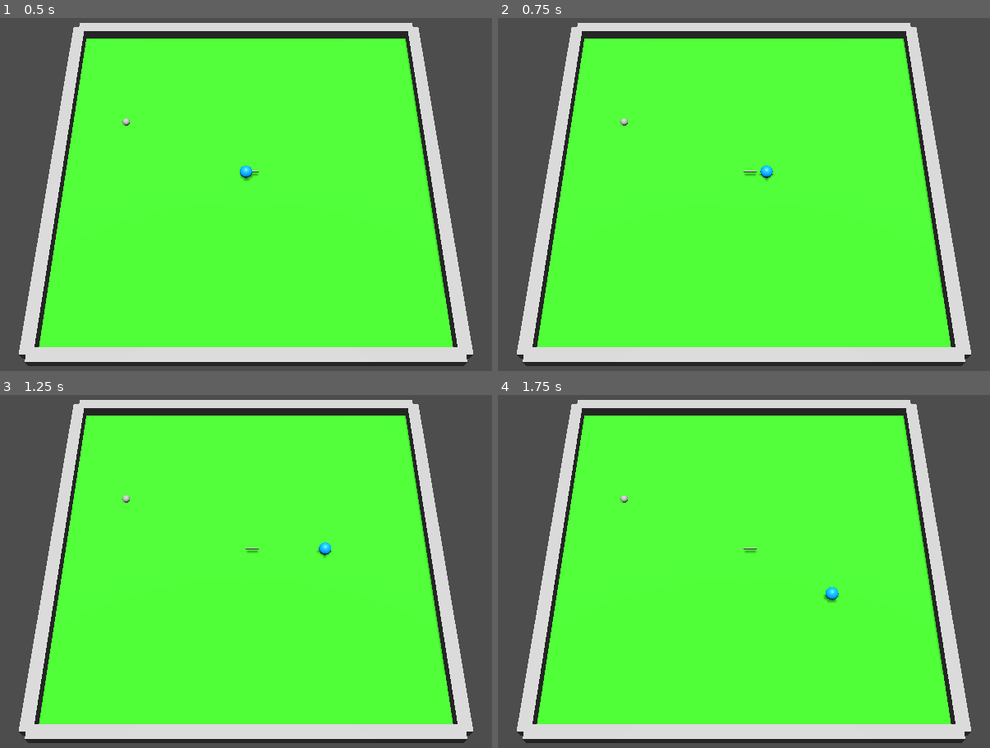
Above: before the commit, frames 1-4 (two rows, left to right).
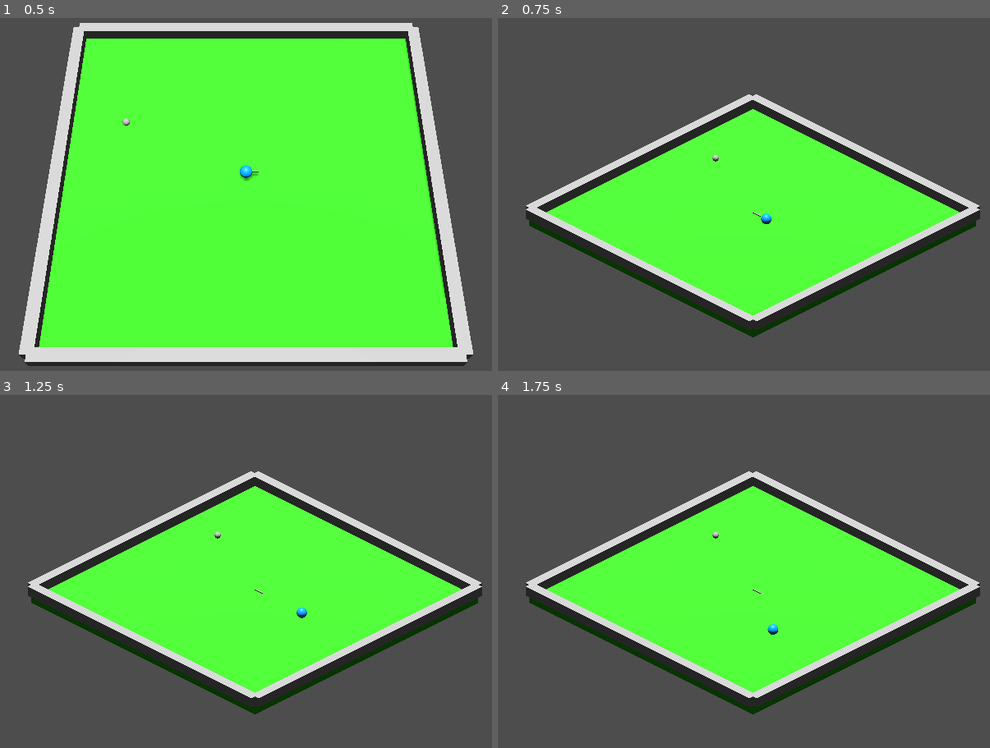
Above: after the commit, the same moments.

Repository: JakubBraz/rust_ball
Game: Godot game, scene res://main_scene.tscn
Two runs of this game, one before a commit and one after it. Both use one fixed random seed, a clock stepped at 60 frames per second and the inputs below.
Inputs (mouse positions are in pixels of both pictures, inside the frame that each line leads up to):
- Up to frame 1 (0.5 s): no input
- Up to frame 2 (0.75 s): tap Enter at 0.5 s; move the mouse to (886, 173) at 0.52 s; hold Right (ui_right) from 0.53 s (still down); hold 7 from 0.53 s (still down); click (886, 173) at 0.67 s
- Up to frame 3 (1.25 s): keep holding Right (ui_right); keep holding 7
- Up to frame 4 (1.75 s): move the mouse to (611, 589) at 1.27 s; release Right (ui_right) at 1.28 s; release 7 at 1.28 s; hold Down (ui_down) from 1.28 s (still down); tap 7 at 1.35 s

Frame 1 is identical in both runs. In frame 2, 56% of the frame differs, in the area x 3-98%, y 1-99%; in frame 3, 56%; in frame 4, 56%.

Commit message:
new camera added

Diff:
--- a/game/main_scene.gd
+++ b/game/main_scene.gd
@@ -92,3 +92,5 @@
 			$Camera3D5.current = true
 		elif Input.is_key_pressed(KEY_6):
 			$Camera3D6.current = true
+		elif Input.is_key_pressed(KEY_7):
+			$Camera3D7.current = true
--- a/game/main_scene.tscn
+++ b/game/main_scene.tscn
@@ -36,18 +36,23 @@
 size = 35.0
 
 [node name="Camera3D4" type="Camera3D" parent="."]
+transform = Transform3D(0.707107, -0.5, 0.5, 0, 0.707107, 0.707107, -0.707107, -0.5, 0.5, 55, 45, 50)
+fov = 30.0
+size = 35.0
+
+[node name="Camera3D5" type="Camera3D" parent="."]
 transform = Transform3D(1, 0, 0, 0, -4.37114e-08, 1, 0, -1, -4.37114e-08, 20, 65, 15)
 projection = 1
 fov = 30.0
 size = 35.0
 
-[node name="Camera3D5" type="Camera3D" parent="."]
+[node name="Camera3D6" type="Camera3D" parent="."]
 transform = Transform3D(1, 0, 0, 0, 0.5, 0.866025, 0, -0.866025, 0.5, 20, 54.683, 46.092)
 projection = 1
 fov = 30.0
 size = 35.0
 
-[node name="Camera3D6" type="Camera3D" parent="."]
+[node name="Camera3D7" type="Camera3D" parent="."]
 transform = Transform3D(0.707107, -0.353553, 0.612372, 0, 0.866025, 0.5, -0.707107, -0.353553, 0.612372, 49.895, 27.978, 46.092)
 projection = 1
 fov = 30.0
